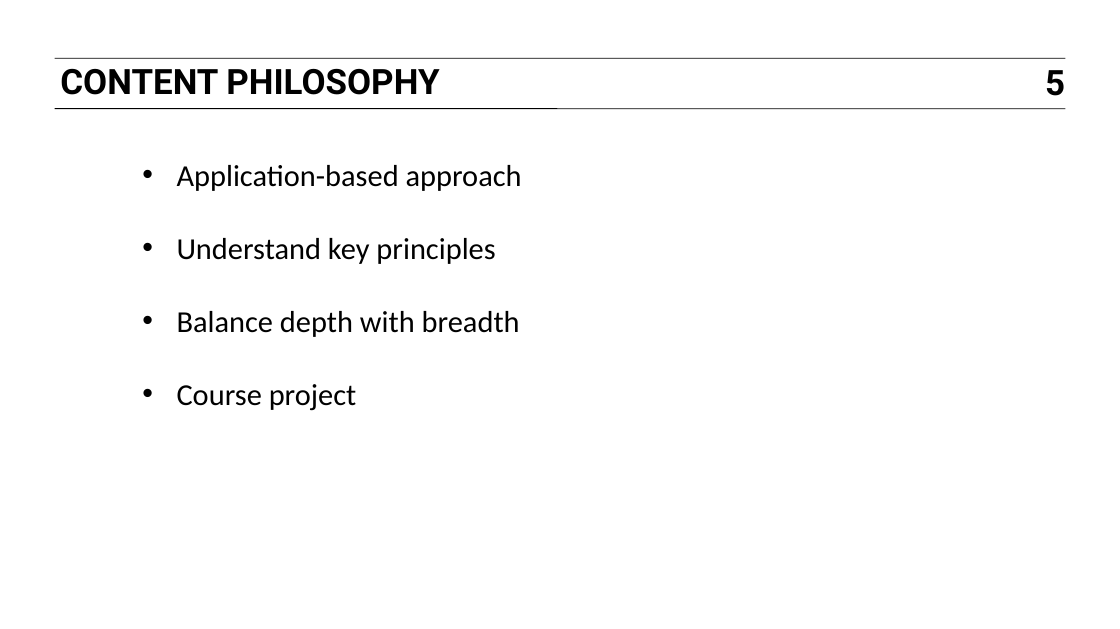
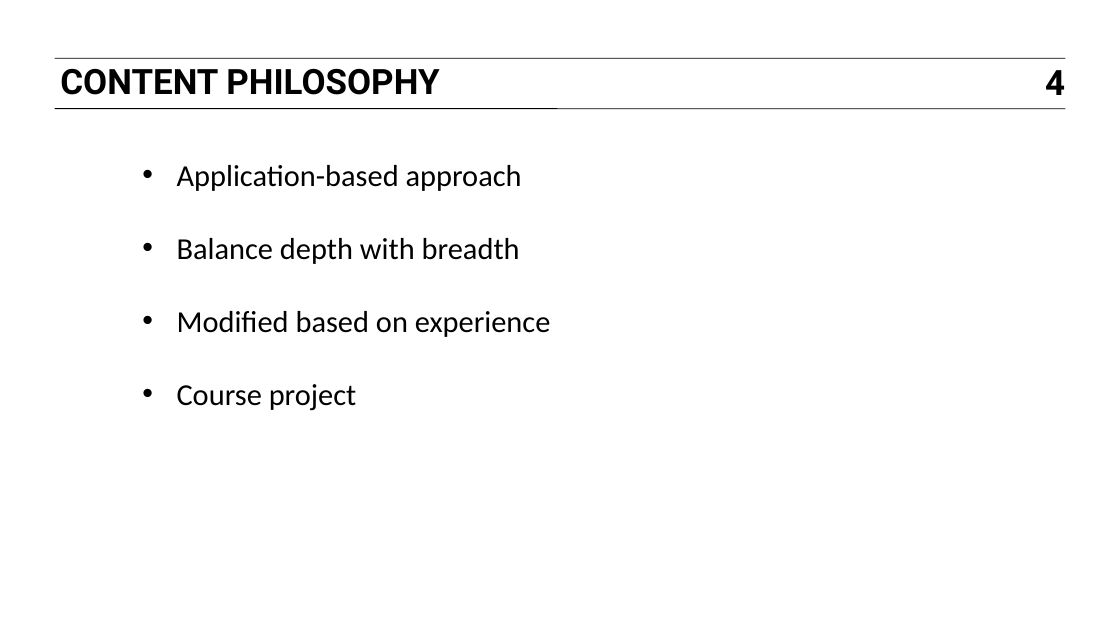
Before and after one commit to JamesByers/GA-SEA-DAT1, a slide deck: slide 4 of slides/01_course_overview.pptx (slide 5 before the commit). Drawn at 1120x629 pixels with LibreOffice and Linux fonts; fonts in the diff are those of the drawing. Boxes give left, top, right and bottom in pixels: in the first picture for what was removed or moved away, otherwise in the second. Text is boxed around its words. In the diff, an @@ line names an element or a change of style, - is before the commit and + after.

```diff
--- a/slides/01_course_overview.pptx
+++ b/slides/01_course_overview.pptx
@@ page number at box(1045, 70, 1065, 95): text changed @@
-5
+4
@@ text at box(177, 238, 495, 264): paragraph removed @@
-• Understand key principles
@@ text at box(177, 311, 551, 337): paragraph added @@
+• Modified based on experience
```
Also in this commit, not shown: 4 other slides changed, 2 slides removed, 19 other files.
